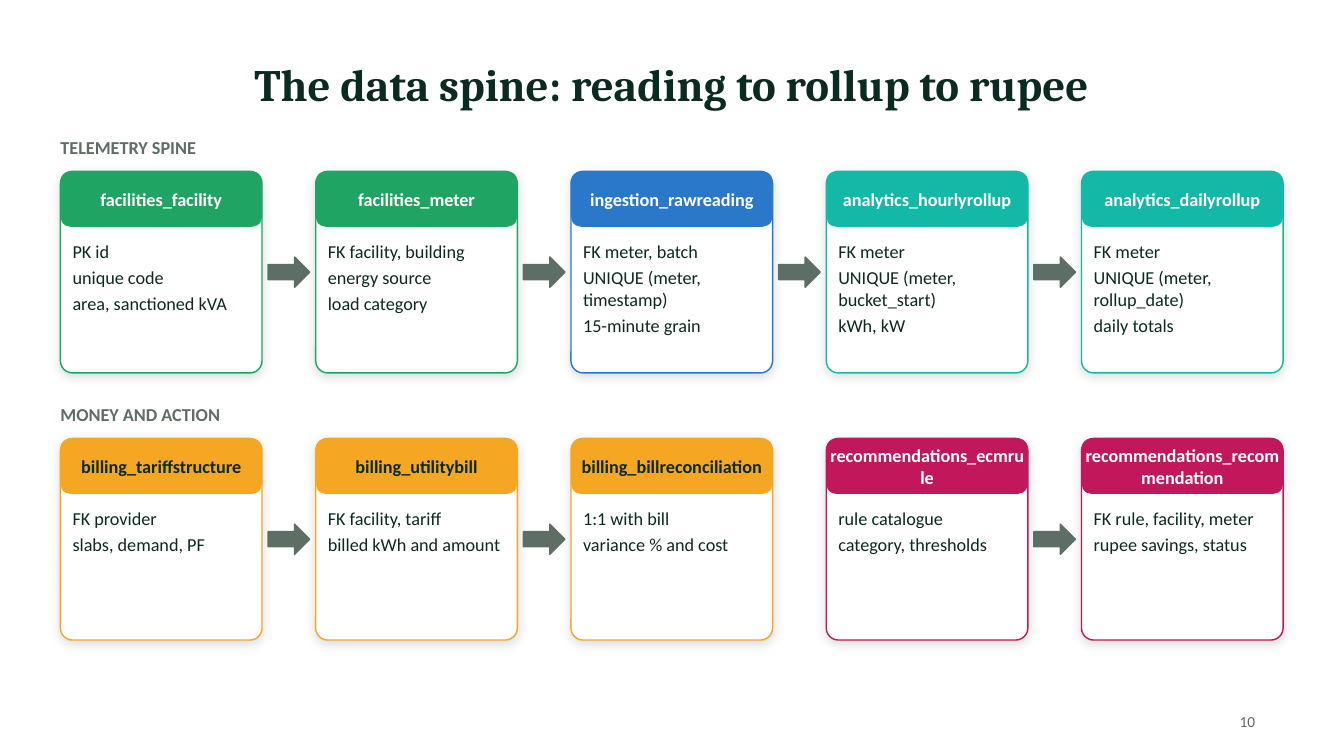
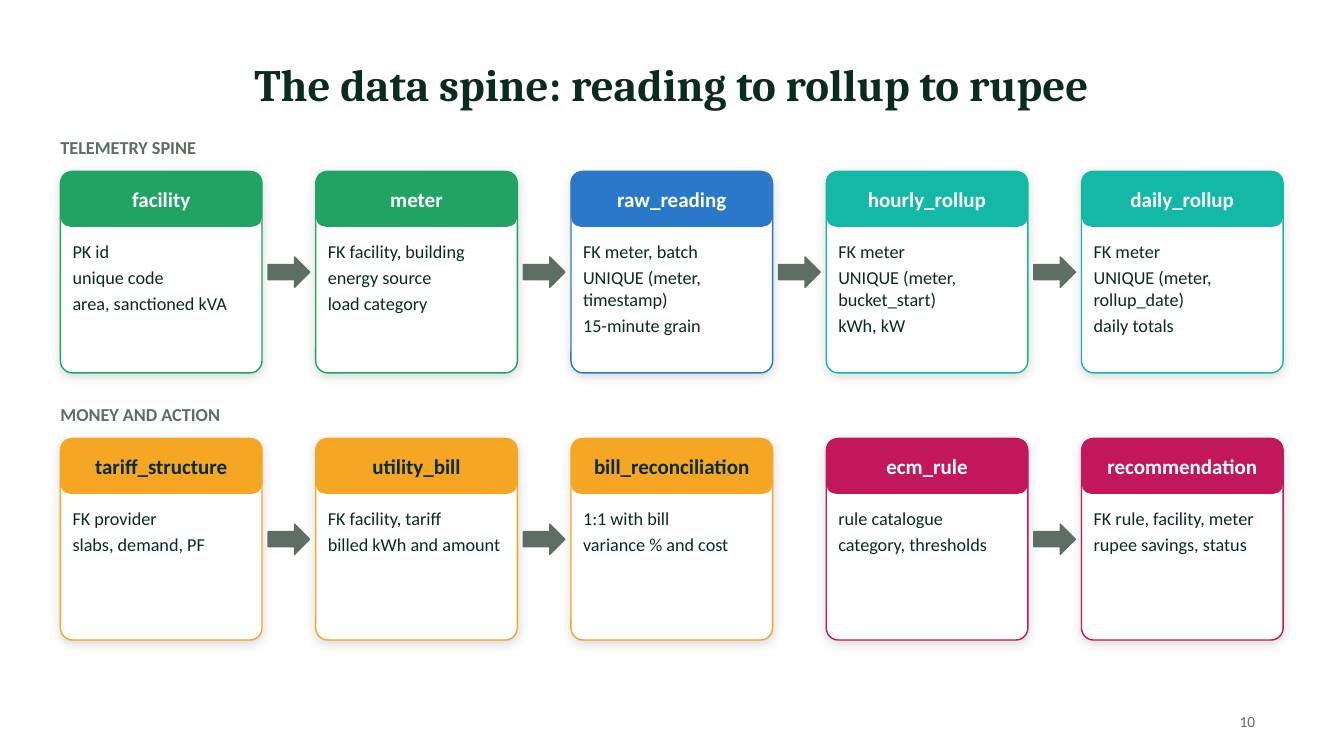
Before and after one commit to Priyanshu2068/mca2-fsdpython-greengrid, a slide deck: slide 10 of submission/2_Project_Presentation.pptx. Drawn at 1344x756 pixels with LibreOffice and Linux fonts; fonts in the diff are those of the drawing. Boxes give left, top, right and bottom in pixels: in the first picture for what was removed or moved away, otherwise in the second. Text is boxed around its words. In the diff, an @@ line names an element or a change of style, - is before the commit and + after.

Commit message:
docs(submission): regenerate PDFs, Word files and deck with the latest changes
All documents now reflect the post-release enhancements (92 tests, 8 pages, role
matrix, user onboarding, add facility, change password, anonymous ranking, live
refresh, solar and diesel telemetry, Docker). The code PDF includes the Docker
files, and the generated PDFs contain no local build paths.

```diff
--- a/submission/2_Project_Presentation.pptx
+++ b/submission/2_Project_Presentation.pptx
@@ text in rounded rectangle at bbox=[132, 192, 190, 211]: text changed; size 13 to 15 pt @@
-facilities_facility
+facility
@@ text in rounded rectangle at bbox=[390, 193, 443, 207]: text changed; size 13 to 15 pt @@
-facilities_meter
+meter
@@ text in rounded rectangle at bbox=[617, 192, 726, 211]: text changed; size 13 to 15 pt @@
-ingestion_rawreading
+raw_reading
@@ text in rounded rectangle at bbox=[868, 192, 986, 211]: text changed; size 13 to 15 pt @@
-analytics_hourlyrollup
+hourly_rollup
@@ text in rounded rectangle at bbox=[1130, 192, 1234, 211]: text changed; size 13 to 15 pt @@
-analytics_dailyrollup
+daily_rollup
@@ text in rounded rectangle at bbox=[95, 459, 227, 477]: text changed; size 13 to 15 pt @@
-billing_tariffstructure
+tariff_structure
@@ text in rounded rectangle at bbox=[372, 459, 460, 478]: text changed; size 13 to 15 pt @@
-billing_utilitybill
+utility_bill
@@ text in rounded rectangle at bbox=[594, 459, 749, 477]: text changed; size 13 to 15 pt @@
-billing_billreconciliation
+bill_reconciliation
@@ text in rounded rectangle at bbox=[886, 459, 967, 477]: text changed; size 13 to 15 pt @@
-recommendations_ecmrule
+ecm_rule
@@ text in rounded rectangle at bbox=[1107, 459, 1257, 474]: text changed; size 13 to 15 pt @@
-recommendations_recommendation
+recommendation
```
Also in this commit, not shown: 7 other slides changed, 1 slide added, 32 other files.
